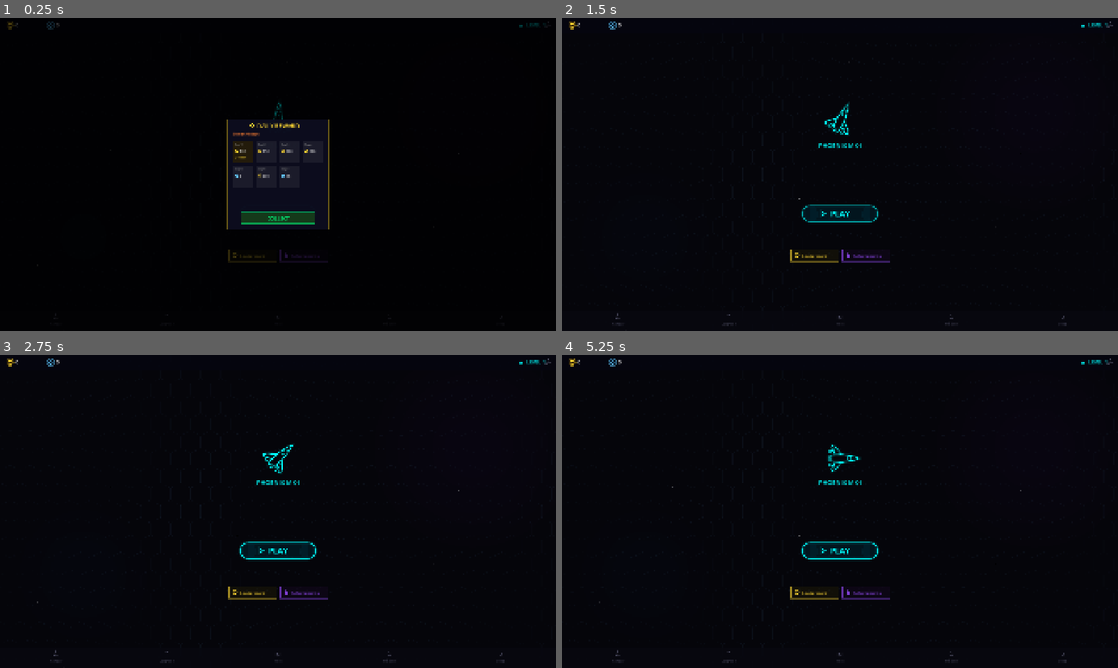
Above: before the commit, frames 1-4 (two rows, left to right).
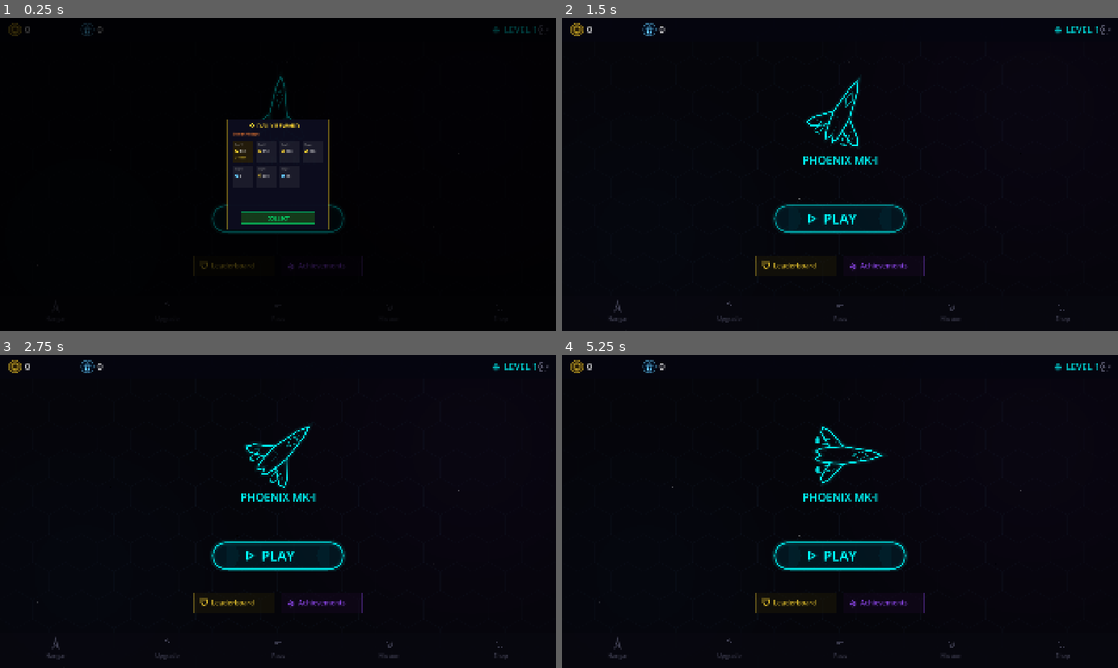
Above: after the commit, the same moments.

Repository: fognil/asteroids
Game: Godot game, scene res://scenes/menu/main_menu.tscn
Two runs of this game, one before a commit and one after it. Both use one fixed random seed, a clock stepped at 60 frames per second and the inputs below.
Inputs (mouse positions are in pixels of both pictures, inside the frame that each line leads up to):
- Up to frame 1 (0.25 s): no input
- Up to frame 2 (1.5 s): tap Enter at 0.5 s; move the mouse to (962, 158) at 0.52 s; hold D (rotate_right) 0.53-1.25 s; hold Space (fire) 0.53-1.25 s; click (962, 158) at 0.67 s; drag from (728, 190) to (812, 237) at 1.27 s
- Up to frame 3 (2.75 s): move the mouse to (333, 442) at 2.02 s; hold D (rotate_right) from 2.03 s (still down); hold Space (fire) from 2.03 s (still down)
- Up to frame 4 (5.25 s): release D (rotate_right) at 2.75 s; release Space (fire) at 2.75 s; drag from (812, 574) to (673, 464) at 2.77 s; move the mouse to (1006, 558) at 3.52 s; hold A (rotate_left) 3.53-4.25 s; hold Space (fire) 3.53-4.25 s; tap B (bomb) at 3.6 s; drag from (673, 464) to (756, 433) at 4.27 s; move the mouse to (867, 511) at 5.02 s; hold A (rotate_left) from 5.03 s (still down); hold Space (fire) from 5.03 s (still down); click (867, 511) at 5.17 s

The runs differ from the first frame. In frame 1, 0.8% of the frame differs, in the area x 1-99%, y 1-83%; in frame 2, 3.1%; in frame 3, 3.3%; in frame 4, 3.3%, in the area x 1-100%, y 1-99%.

Commit message:
fix: scale entire main menu UI for 1920x1080 viewport
All elements now use sc = vp.y / 1080.0 scale factor:
- Ship: 55px → 120px (scaled), with spine/cross detail lines
- PLAY button: 260px → 450px wide, 55px → 90px tall
- Status bar: 50px → 80px, font 18px → 32px, badges 22px radius
- Nav bar: 70px → 120px, icons 10px → 18px, labels 12px → 20px
- Leaderboard/Achievements: 165px → 280px wide, 42px → 70px tall
- Hex grid: 40px → 65px hexes, stronger center fade
- Nebula: larger radii with more layers
- All touch hit areas updated to match

Diff:
--- a/scenes/menu/main_menu.gd
+++ b/scenes/menu/main_menu.gd
@@ -116,26 +116,28 @@
 			_handle_hangar_tap(pos, vp)
 		return
 
+	var sc := vp.y / 1080.0
+
 	# Settings gear (top-right)
-	if pos.x > vp.x - 60 and pos.y < 50:
+	if pos.x > vp.x - 80 * sc and pos.y < 80 * sc:
 		if settings_screen and settings_screen.has_method("show_settings"):
 			settings_screen.show_settings()
 		return
 
-	# PLAY button area (center, pill-shaped)
-	var play_w: float = 260.0
-	var play_h: float = 55.0
+	# PLAY button area
+	var play_w := 450.0 * sc
+	var play_h := 90.0 * sc
 	var play_rect := Rect2((vp.x - play_w) / 2, vp.y * 0.60, play_w, play_h)
 	if play_rect.has_point(pos):
 		_start_game()
 		return
 
 	# Leaderboard button
-	var btn_w: float = 165.0
-	var btn_h: float = 42.0
-	var gap: float = 12.0
+	var btn_w := 280.0 * sc
+	var btn_h := 70.0 * sc
+	var gap := 20.0 * sc
 	var total_w := btn_w * 2 + gap
-	var btn_y := vp.y * 0.74
+	var btn_y := vp.y * 0.76
 	var lb_x := (vp.x - total_w) / 2
 	var lb_rect := Rect2(lb_x, btn_y, btn_w, btn_h)
 	if lb_rect.has_point(pos):
@@ -157,8 +159,8 @@
 			leaderboard_screen.visible = false
 		return
 
-	# Bottom nav tabs (70px height)
-	var tab_y := vp.y - 70
+	# Bottom nav tabs
+	var tab_y := vp.y - 120 * sc
 	if pos.y > tab_y:
 		var tab_width := vp.x / 5.0
 		var tab_idx := int(pos.x / tab_width)
@@ -212,269 +214,253 @@
 	_draw_nav_bar(vp, font)
 
 func _draw_status_bar(vp: Vector2, font: Font) -> void:
+	var sc := vp.y / 1080.0
+	var bar_h := 80.0 * sc
+
 	# Frosted glass top bar
-	draw_rect(Rect2(0, 0, vp.x, 50), Color(0.02, 0.02, 0.06, 0.85))
-	draw_line(Vector2(0, 50), Vector2(vp.x, 50), Color(0.2, 0.4, 0.5, 0.3), 1.0)
+	draw_rect(Rect2(0, 0, vp.x, bar_h), Color(0.02, 0.02, 0.06, 0.85))
+	draw_line(Vector2(0, bar_h), Vector2(vp.x, bar_h), Color(0.2, 0.4, 0.5, 0.3), 2.0 * sc)
+
+	var cy := bar_h / 2.0
+	var fs := int(32 * sc)
+	var badge_r := 22.0 * sc
+	var icon_s := 12.0 * sc
 
 	# Coins — gold circle badge + amount
-	var coin_x: float = 20.0
-	draw_circle(Vector2(coin_x + 15, 25), 13.0, Color(0.3, 0.2, 0, 0.5))
-	draw_arc(Vector2(coin_x + 15, 25), 13.0, 0, TAU, 16, Color(1, 0.85, 0.2, 0.5), 1.5, true)
-	NeonIcons.draw_coin(self, Vector2(coin_x + 15, 25), 7.0, Color(1, 0.85, 0.2))
-	draw_string(font, Vector2(coin_x + 34, 31), str(GameData.total_coins), HORIZONTAL_ALIGNMENT_LEFT, -1, 18, Color(1, 1, 1, 0.9))
+	var coin_x := 30.0 * sc
+	draw_circle(Vector2(coin_x + badge_r, cy), badge_r, Color(0.3, 0.2, 0, 0.5))
+	draw_arc(Vector2(coin_x + badge_r, cy), badge_r, 0, TAU, 16, Color(1, 0.85, 0.2, 0.5), 2.0 * sc, true)
+	NeonIcons.draw_coin(self, Vector2(coin_x + badge_r, cy), icon_s, Color(1, 0.85, 0.2))
+	draw_string(font, Vector2(coin_x + badge_r * 2 + 12 * sc, cy + fs * 0.35), str(GameData.total_coins), HORIZONTAL_ALIGNMENT_LEFT, -1, fs, Color(1, 1, 1, 0.9))
 
 	# Gems — diamond badge + amount
-	var gem_x: float = 160.0
-	draw_circle(Vector2(gem_x + 15, 25), 13.0, Color(0, 0.1, 0.2, 0.5))
-	draw_arc(Vector2(gem_x + 15, 25), 13.0, 0, TAU, 16, Color(0.4, 0.8, 1, 0.5), 1.5, true)
-	NeonIcons.draw_gem(self, Vector2(gem_x + 15, 25), 7.0, Color(0.4, 0.8, 1))
-	draw_string(font, Vector2(gem_x + 34, 31), str(GameData.gems), HORIZONTAL_ALIGNMENT_LEFT, -1, 18, Color(1, 1, 1, 0.9))
+	var gem_x := 280.0 * sc
+	draw_circle(Vector2(gem_x + badge_r, cy), badge_r, Color(0, 0.1, 0.2, 0.5))
+	draw_arc(Vector2(gem_x + badge_r, cy), badge_r, 0, TAU, 16, Color(0.4, 0.8, 1, 0.5), 2.0 * sc, true)
+	NeonIcons.draw_gem(self, Vector2(gem_x + badge_r, cy), icon_s, Color(0.4, 0.8, 1))
+	draw_string(font, Vector2(gem_x + badge_r * 2 + 12 * sc, cy + fs * 0.35), str(GameData.gems), HORIZONTAL_ALIGNMENT_LEFT, -1, fs, Color(1, 1, 1, 0.9))
 
 	# Level — right side with shield badge
 	var level_text := "LEVEL " + str(GameData.player_level)
-	var level_size := font.get_string_size(level_text, HORIZONTAL_ALIGNMENT_LEFT, -1, 18)
-	var lx := vp.x - level_size.x - 55
-	NeonIcons.draw_medal(self, Vector2(lx, 25), 9.0, Color(0, 1, 1, 0.8))
-	draw_string(font, Vector2(lx + 18, 31), level_text, HORIZONTAL_ALIGNMENT_LEFT, -1, 18, Color(0, 1, 1, 0.9))
+	var level_size := font.get_string_size(level_text, HORIZONTAL_ALIGNMENT_LEFT, -1, fs)
+	var lx := vp.x - level_size.x - 90 * sc
+	NeonIcons.draw_medal(self, Vector2(lx, cy), 16.0 * sc, Color(0, 1, 1, 0.8))
+	draw_string(font, Vector2(lx + 28 * sc, cy + fs * 0.35), level_text, HORIZONTAL_ALIGNMENT_LEFT, -1, fs, Color(0, 1, 1, 0.9))
 
 	# Settings gear far right
-	NeonIcons.draw_gear(self, Vector2(vp.x - 30, 25), 11.0, Color(0.5, 0.5, 0.6, 0.6))
+	NeonIcons.draw_gear(self, Vector2(vp.x - 45 * sc, cy), 18.0 * sc, Color(0.5, 0.5, 0.6, 0.6))
 
 func _draw_hex_grid(vp: Vector2, time: float) -> void:
 	## Subtle hexagonal grid background
-	var hex_size: float = 40.0
+	var sc := vp.y / 1080.0
+	var hex_size := 65.0 * sc
 	var hex_h := hex_size * 2.0
 	var hex_w := sqrt(3.0) * hex_size
-	var alpha_base: float = 0.04
+	var alpha_base: float = 0.035
 
 	for row in int(vp.y / (hex_h * 0.75)) + 2:
 		for col in int(vp.x / hex_w) + 2:
 			var cx := float(col) * hex_w + (hex_w * 0.5 if row % 2 == 1 else 0.0)
 			var cy := float(row) * hex_h * 0.75
 
-			# Distance from center for fading
+			# Distance from center for fading — stronger fade
 			var dist := Vector2(cx, cy).distance_to(vp / 2) / (vp.length() / 2)
-			var alpha := alpha_base * clampf(1.0 - dist * 0.5, 0.2, 1.0)
-
-			# Pulse effect — subtle wave
-			alpha += 0.01 * sin(time * 0.5 + cx * 0.01 + cy * 0.01)
+			var alpha := alpha_base * clampf(1.0 - dist * 0.7, 0.1, 1.0)
 
 			var hex_pts := PackedVector2Array()
 			for i in 7:
 				var angle := float(i) / 6.0 * TAU + PI / 6
 				hex_pts.append(Vector2(cx + cos(angle) * hex_size, cy + sin(angle) * hex_size))
-			draw_polyline(hex_pts, Color(0.3, 0.5, 0.7, alpha), 0.5, true)
+			draw_polyline(hex_pts, Color(0.3, 0.5, 0.7, alpha), 1.0 * sc, true)
 
 func _draw_nebula_gradient(vp: Vector2) -> void:
 	## Subtle purple/blue nebula gradient in background
+	var sc := vp.y / 1080.0
 	# Purple glow right side
-	for i in 8:
-		var r := 100.0 + float(i) * 40.0
-		draw_circle(Vector2(vp.x * 0.85, vp.y * 0.3), r, Color(0.15, 0.05, 0.25, 0.015))
+	for i in 12:
+		var r := (150.0 + float(i) * 60.0) * sc
+		draw_circle(Vector2(vp.x * 0.85, vp.y * 0.3), r, Color(0.15, 0.05, 0.25, 0.012))
 	# Blue glow left side
-	for i in 6:
-		var r := 80.0 + float(i) * 35.0
-		draw_circle(Vector2(vp.x * 0.15, vp.y * 0.7), r, Color(0.05, 0.1, 0.2, 0.015))
+	for i in 10:
+		var r := (120.0 + float(i) * 50.0) * sc
+		draw_circle(Vector2(vp.x * 0.15, vp.y * 0.7), r, Color(0.05, 0.1, 0.2, 0.012))
 
 func _draw_ship_preview(vp: Vector2, font: Font, time: float) -> void:
-	var center := Vector2(vp.x / 2, vp.y * 0.33)
+	var sc := vp.y / 1080.0
+	var center := Vector2(vp.x / 2, vp.y * 0.32)
 	var ship_color: Color = GameData.get_ship_color()
-	var s: float = 55.0  # Bigger ship
+	var s := 120.0 * sc  # Large ship for 1080p
 	var rot := ship_rotation
 
 	# === Detailed wireframe ship ===
-	# Main body
 	var body := PackedVector2Array()
 	var body_raw := [
-		Vector2(0, -s * 1.2),          # Nose tip
-		Vector2(-s * 0.12, -s * 0.9),  # Nose left
-		Vector2(-s * 0.2, -s * 0.4),   # Cockpit left
-		Vector2(-s * 0.25, -s * 0.1),  # Body middle left
-		Vector2(-s * 0.22, s * 0.3),   # Body lower left
-		Vector2(-s * 0.18, s * 0.6),   # Tail left
-		Vector2(-s * 0.1, s * 0.7),    # Tail inner left
-		Vector2(0, s * 0.55),           # Tail center
-		Vector2(s * 0.1, s * 0.7),     # Tail inner right
-		Vector2(s * 0.18, s * 0.6),    # Tail right
-		Vector2(s * 0.22, s * 0.3),    # Body lower right
-		Vector2(s * 0.25, -s * 0.1),   # Body middle right
-		Vector2(s * 0.2, -s * 0.4),    # Cockpit right
-		Vector2(s * 0.12, -s * 0.9),   # Nose right
-		Vector2(0, -s * 1.2),          # Close
+		Vector2(0, -s * 1.2), Vector2(-s * 0.12, -s * 0.9), Vector2(-s * 0.2, -s * 0.4),
+		Vector2(-s * 0.25, -s * 0.1), Vector2(-s * 0.22, s * 0.3), Vector2(-s * 0.18, s * 0.6),
+		Vector2(-s * 0.1, s * 0.7), Vector2(0, s * 0.55), Vector2(s * 0.1, s * 0.7),
+		Vector2(s * 0.18, s * 0.6), Vector2(s * 0.22, s * 0.3), Vector2(s * 0.25, -s * 0.1),
+		Vector2(s * 0.2, -s * 0.4), Vector2(s * 0.12, -s * 0.9), Vector2(0, -s * 1.2),
 	]
 	for p in body_raw:
 		body.append(center + p.rotated(rot))
 
-	# Left wing
 	var lwing := PackedVector2Array()
-	var lwing_raw := [
-		Vector2(-s * 0.25, -s * 0.1),
-		Vector2(-s * 0.7, s * 0.3),
-		Vector2(-s * 0.8, s * 0.5),
-		Vector2(-s * 0.65, s * 0.55),
-		Vector2(-s * 0.22, s * 0.3),
-	]
-	for p in lwing_raw:
+	for p in [Vector2(-s*0.25,-s*0.1), Vector2(-s*0.7,s*0.3), Vector2(-s*0.8,s*0.5), Vector2(-s*0.65,s*0.55), Vector2(-s*0.22,s*0.3)]:
 		lwing.append(center + p.rotated(rot))
-
-	# Right wing
 	var rwing := PackedVector2Array()
-	var rwing_raw := [
-		Vector2(s * 0.25, -s * 0.1),
-		Vector2(s * 0.7, s * 0.3),
-		Vector2(s * 0.8, s * 0.5),
-		Vector2(s * 0.65, s * 0.55),
-		Vector2(s * 0.22, s * 0.3),
-	]
-	for p in rwing_raw:
+	for p in [Vector2(s*0.25,-s*0.1), Vector2(s*0.7,s*0.3), Vector2(s*0.8,s*0.5), Vector2(s*0.65,s*0.55), Vector2(s*0.22,s*0.3)]:
 		rwing.append(center + p.rotated(rot))
 
 	# Engine pods
 	var leng := PackedVector2Array()
-	for p in [Vector2(-s * 0.45, s * 0.3), Vector2(-s * 0.5, s * 0.65), Vector2(-s * 0.35, s * 0.65), Vector2(-s * 0.3, s * 0.3)]:
+	for p in [Vector2(-s*0.45,s*0.3), Vector2(-s*0.5,s*0.65), Vector2(-s*0.35,s*0.65), Vector2(-s*0.3,s*0.3)]:
 		leng.append(center + p.rotated(rot))
 	var reng := PackedVector2Array()
-	for p in [Vector2(s * 0.45, s * 0.3), Vector2(s * 0.5, s * 0.65), Vector2(s * 0.35, s * 0.65), Vector2(s * 0.3, s * 0.3)]:
+	for p in [Vector2(s*0.45,s*0.3), Vector2(s*0.5,s*0.65), Vector2(s*0.35,s*0.65), Vector2(s*0.3,s*0.3)]:
 		reng.append(center + p.rotated(rot))
 
-	# Cockpit lines
+	# Cockpit
 	var cockpit := PackedVector2Array()
-	for p in [Vector2(-s * 0.1, -s * 0.6), Vector2(0, -s * 0.8), Vector2(s * 0.1, -s * 0.6), Vector2(0, -s * 0.35), Vector2(-s * 0.1, -s * 0.6)]:
+	for p in [Vector2(-s*0.1,-s*0.6), Vector2(0,-s*0.8), Vector2(s*0.1,-s*0.6), Vector2(0,-s*0.35), Vector2(-s*0.1,-s*0.6)]:
 		cockpit.append(center + p.rotated(rot))
 
-	# Cross struts (detail lines)
-	var strut1_a := center + Vector2(-s * 0.35, s * 0.1).rotated(rot)
-	var strut1_b := center + Vector2(-s * 0.6, s * 0.4).rotated(rot)
-	var strut2_a := center + Vector2(s * 0.35, s * 0.1).rotated(rot)
-	var strut2_b := center + Vector2(s * 0.6, s * 0.4).rotated(rot)
+	# Struts
+	var s1a := center + Vector2(-s*0.35,s*0.1).rotated(rot)
+	var s1b := center + Vector2(-s*0.6,s*0.4).rotated(rot)
+	var s2a := center + Vector2(s*0.35,s*0.1).rotated(rot)
+	var s2b := center + Vector2(s*0.6,s*0.4).rotated(rot)
+
+	# Additional detail lines for depth
+	var spine_a := center + Vector2(0,-s*0.9).rotated(rot)
+	var spine_b := center + Vector2(0,s*0.5).rotated(rot)
+	var cross_a := center + Vector2(-s*0.2,s*0.0).rotated(rot)
+	var cross_b := center + Vector2(s*0.2,s*0.0).rotated(rot)
 
 	# === Draw with glow layers ===
+	var lw := sc  # Line width scale
 	# Layer 1: Wide glow
-	var glow1 := Color(ship_color, 0.08)
-	draw_polyline(body, glow1, 10.0, true)
-	draw_polyline(lwing, glow1, 10.0, true)
-	draw_polyline(rwing, glow1, 10.0, true)
+	var glow1 := Color(ship_color, 0.06)
+	draw_polyline(body, glow1, 18.0 * lw, true)
+	draw_polyline(lwing, glow1, 18.0 * lw, true)
+	draw_polyline(rwing, glow1, 18.0 * lw, true)
 
 	# Layer 2: Medium glow
-	var glow2 := Color(ship_color, 0.2)
-	draw_polyline(body, glow2, 4.0, true)
-	draw_polyline(lwing, glow2, 4.0, true)
-	draw_polyline(rwing, glow2, 4.0, true)
+	var glow2 := Color(ship_color, 0.15)
+	draw_polyline(body, glow2, 6.0 * lw, true)
+	draw_polyline(lwing, glow2, 6.0 * lw, true)
+	draw_polyline(rwing, glow2, 6.0 * lw, true)
 
 	# Layer 3: Sharp lines
-	draw_polyline(body, ship_color, 1.5, true)
-	draw_polyline(lwing, ship_color, 1.5, true)
-	draw_polyline(rwing, ship_color, 1.5, true)
-	draw_polyline(leng, Color(ship_color, 0.7), 1.0, true)
-	draw_polyline(reng, Color(ship_color, 0.7), 1.0, true)
-	draw_polyline(cockpit, Color(ship_color, 0.6), 1.0, true)
-
-	# Detail struts
-	draw_line(strut1_a, strut1_b, Color(ship_color, 0.3), 0.5)
-	draw_line(strut2_a, strut2_b, Color(ship_color, 0.3), 0.5)
+	draw_polyline(body, ship_color, 2.5 * lw, true)
+	draw_polyline(lwing, ship_color, 2.5 * lw, true)
+	draw_polyline(rwing, ship_color, 2.5 * lw, true)
+	draw_polyline(leng, Color(ship_color, 0.7), 2.0 * lw, true)
+	draw_polyline(reng, Color(ship_color, 0.7), 2.0 * lw, true)
+	draw_polyline(cockpit, Color(ship_color, 0.6), 1.5 * lw, true)
+
+	# Detail lines
+	draw_line(s1a, s1b, Color(ship_color, 0.25), 1.0 * lw)
+	draw_line(s2a, s2b, Color(ship_color, 0.25), 1.0 * lw)
+	draw_line(spine_a, spine_b, Color(ship_color, 0.15), 1.0 * lw)
+	draw_line(cross_a, cross_b, Color(ship_color, 0.15), 1.0 * lw)
 
 	# Engine glow dots (pulsing)
 	var engine_pulse := 0.5 + 0.5 * sin(time * 4.0)
-	var el := center + Vector2(-s * 0.42, s * 0.65).rotated(rot)
-	var er := center + Vector2(s * 0.42, s * 0.65).rotated(rot)
-	draw_circle(el, 3.0 + engine_pulse * 2.0, Color(ship_color, 0.3 + engine_pulse * 0.3))
-	draw_circle(er, 3.0 + engine_pulse * 2.0, Color(ship_color, 0.3 + engine_pulse * 0.3))
+	var el := center + Vector2(-s*0.42, s*0.65).rotated(rot)
+	var er := center + Vector2(s*0.42, s*0.65).rotated(rot)
+	draw_circle(el, (5.0 + engine_pulse * 4.0) * sc, Color(ship_color, 0.3 + engine_pulse * 0.3))
+	draw_circle(er, (5.0 + engine_pulse * 4.0) * sc, Color(ship_color, 0.3 + engine_pulse * 0.3))
 
 	# Ship name with glow
 	var ship_name: String = ""
 	if GameData.equipped_ship in GameData.SHIP_STATS:
 		ship_name = GameData.SHIP_STATS[GameData.equipped_ship]["name"].to_upper()
-	var name_size := font.get_string_size(ship_name, HORIZONTAL_ALIGNMENT_CENTER, -1, 22)
+	var name_fs := int(38 * sc)
+	var name_size := font.get_string_size(ship_name, HORIZONTAL_ALIGNMENT_CENTER, -1, name_fs)
 	var name_x := (vp.x - name_size.x) / 2
-	var name_y := center.y + s * 1.2 + 25
+	var name_y := center.y + s * 1.0 + 40 * sc
 	# Text glow
-	draw_string(font, Vector2(name_x, name_y), ship_name, HORIZONTAL_ALIGNMENT_CENTER, -1, 22, Color(ship_color, 0.3))
-	draw_string(font, Vector2(name_x, name_y), ship_name, HORIZONTAL_ALIGNMENT_CENTER, -1, 22, Color(ship_color, 0.9))
+	draw_string(font, Vector2(name_x, name_y), ship_name, HORIZONTAL_ALIGNMENT_CENTER, -1, name_fs, Color(ship_color, 0.3))
+	draw_string(font, Vector2(name_x, name_y), ship_name, HORIZONTAL_ALIGNMENT_CENTER, -1, name_fs, Color(ship_color, 0.9))
 
 func _draw_play_button(vp: Vector2, font: Font, time: float) -> void:
-	var btn_w: float = 260.0
-	var btn_h: float = 55.0
+	var sc := vp.y / 1080.0
+	var btn_w := 450.0 * sc
+	var btn_h := 90.0 * sc
 	var btn_x := (vp.x - btn_w) / 2
 	var btn_y := vp.y * 0.60
-	var r := btn_h / 2.0  # Pill radius
+	var r := btn_h / 2.0
 	var pulse := 0.5 + 0.5 * sin(time * 2.5)
 
 	# === Pill-shaped button ===
-	# Build pill outline
 	var pill := PackedVector2Array()
-	# Left semicircle
 	for i in 13:
 		var angle := PI / 2 + float(i) / 12.0 * PI
 		pill.append(Vector2(btn_x + r + cos(angle) * r, btn_y + r + sin(angle) * r))
-	# Top line
 	pill.append(Vector2(btn_x + btn_w - r, btn_y))
-	# Right semicircle
 	for i in 13:
 		var angle := -PI / 2 + float(i) / 12.0 * PI
 		pill.append(Vector2(btn_x + btn_w - r + cos(angle) * r, btn_y + r + sin(angle) * r))
-	# Bottom line
 	pill.append(Vector2(btn_x + r, btn_y + btn_h))
 	pill.append(pill[0])
 
-	# Glow layer (wide, pulsing)
-	draw_polyline(pill, Color(0, 1, 1, 0.06 + pulse * 0.06), 12.0, true)
-	# Fill (dark glass)
+	# Glow layer
+	draw_polyline(pill, Color(0, 1, 1, 0.05 + pulse * 0.05), 20.0 * sc, true)
+	# Fill
 	draw_rect(Rect2(btn_x + r, btn_y, btn_w - r * 2, btn_h), Color(0, 0.15, 0.2, 0.5))
 	draw_circle(Vector2(btn_x + r, btn_y + r), r, Color(0, 0.15, 0.2, 0.5))
 	draw_circle(Vector2(btn_x + btn_w - r, btn_y + r), r, Color(0, 0.15, 0.2, 0.5))
-	# Border (bright)
-	draw_polyline(pill, Color(0, 1, 1, 0.5 + pulse * 0.3), 2.0, true)
-	# Inner bright edge
-	draw_polyline(pill, Color(0, 1, 1, 0.15 + pulse * 0.1), 4.0, true)
-
-	# Underline glow
-	draw_line(Vector2(btn_x + 30, btn_y + btn_h + 4), Vector2(btn_x + btn_w - 30, btn_y + btn_h + 4), Color(0, 1, 1, 0.15 + pulse * 0.1), 3.0)
+	# Border
+	draw_polyline(pill, Color(0, 1, 1, 0.5 + pulse * 0.3), 3.0 * sc, true)
+	draw_polyline(pill, Color(0, 1, 1, 0.12 + pulse * 0.08), 6.0 * sc, true)
+
+	# Underline
+	draw_line(Vector2(btn_x + 50*sc, btn_y + btn_h + 6*sc), Vector2(btn_x + btn_w - 50*sc, btn_y + btn_h + 6*sc), Color(0, 1, 1, 0.12 + pulse * 0.08), 4.0 * sc)
 
 	# Play icon + text
+	var play_fs := int(48 * sc)
 	var play_text := "PLAY"
-	var text_size := font.get_string_size(play_text, HORIZONTAL_ALIGNMENT_CENTER, -1, 28)
+	var text_size := font.get_string_size(play_text, HORIZONTAL_ALIGNMENT_CENTER, -1, play_fs)
 	var tx := (vp.x - text_size.x) / 2
-	NeonIcons.draw_play(self, Vector2(tx - 24, btn_y + btn_h / 2), 12.0, Color(0, 1, 1))
-	# Text glow
-	draw_string(font, Vector2(tx, btn_y + 38), play_text, HORIZONTAL_ALIGNMENT_CENTER, -1, 28, Color(0, 1, 1, 0.4))
-	draw_string(font, Vector2(tx, btn_y + 38), play_text, HORIZONTAL_ALIGNMENT_CENTER, -1, 28, Color(0, 1, 1))
+	NeonIcons.draw_play(self, Vector2(tx - 40*sc, btn_y + btn_h / 2), 20.0 * sc, Color(0, 1, 1))
+	draw_string(font, Vector2(tx, btn_y + btn_h / 2 + play_fs * 0.35), play_text, HORIZONTAL_ALIGNMENT_CENTER, -1, play_fs, Color(0, 1, 1, 0.4))
+	draw_string(font, Vector2(tx, btn_y + btn_h / 2 + play_fs * 0.35), play_text, HORIZONTAL_ALIGNMENT_CENTER, -1, play_fs, Color(0, 1, 1))
 
 func _draw_best_scores(vp: Vector2, font: Font) -> void:
+	var sc := vp.y / 1080.0
 	# === Glass panel buttons: Leaderboard + Achievements ===
-	var btn_w: float = 165.0
-	var btn_h: float = 42.0
-	var gap: float = 12.0
+	var btn_w := 280.0 * sc
+	var btn_h := 70.0 * sc
+	var gap := 20.0 * sc
 	var total_w := btn_w * 2 + gap
-	var btn_y := vp.y * 0.74
+	var btn_y := vp.y * 0.76
 	var lb_x := (vp.x - total_w) / 2
 	var ach_x := lb_x + btn_w + gap
+	var fs := int(24 * sc)
+	var icon_s := 16.0 * sc
 
 	# -- Leaderboard button (gold accent) --
-	# Glass fill
 	draw_rect(Rect2(lb_x, btn_y, btn_w, btn_h), Color(0.12, 0.1, 0.03, 0.5))
-	# Border
-	draw_rect(Rect2(lb_x, btn_y, btn_w, btn_h), Color(1, 0.85, 0.2, 0.35), false, 1.5)
-	# Left accent bar
-	draw_rect(Rect2(lb_x, btn_y, 3, btn_h), Color(1, 0.85, 0.2, 0.6))
-	# Icon + text
-	NeonIcons.draw_trophy(self, Vector2(lb_x + 22, btn_y + btn_h / 2), 9.0, Color(1, 0.85, 0.2, 0.8))
-	draw_string(font, Vector2(lb_x + 40, btn_y + 27), "Leaderboard", HORIZONTAL_ALIGNMENT_LEFT, -1, 14, Color(1, 0.85, 0.2, 0.85))
+	draw_rect(Rect2(lb_x, btn_y, btn_w, btn_h), Color(1, 0.85, 0.2, 0.35), false, 2.0 * sc)
+	draw_rect(Rect2(lb_x, btn_y, 4*sc, btn_h), Color(1, 0.85, 0.2, 0.6))
+	NeonIcons.draw_trophy(self, Vector2(lb_x + 35*sc, btn_y + btn_h / 2), icon_s, Color(1, 0.85, 0.2, 0.8))
+	draw_string(font, Vector2(lb_x + 60*sc, btn_y + btn_h/2 + fs*0.35), "Leaderboard", HORIZONTAL_ALIGNMENT_LEFT, -1, fs, Color(1, 0.85, 0.2, 0.85))
 
 	# -- Achievements button (purple accent) --
 	draw_rect(Rect2(ach_x, btn_y, btn_w, btn_h), Color(0.08, 0.03, 0.12, 0.5))
-	draw_rect(Rect2(ach_x, btn_y, btn_w, btn_h), Color(0.6, 0.3, 1, 0.35), false, 1.5)
-	draw_rect(Rect2(ach_x, btn_y, 3, btn_h), Color(0.6, 0.3, 1, 0.6))
-	NeonIcons.draw_medal(self, Vector2(ach_x + 22, btn_y + btn_h / 2), 9.0, Color(0.6, 0.3, 1, 0.8))
-	draw_string(font, Vector2(ach_x + 40, btn_y + 27), "Achievements", HORIZONTAL_ALIGNMENT_LEFT, -1, 14, Color(0.6, 0.3, 1, 0.85))
+	draw_rect(Rect2(ach_x, btn_y, btn_w, btn_h), Color(0.6, 0.3, 1, 0.35), false, 2.0 * sc)
+	draw_rect(Rect2(ach_x, btn_y, 4*sc, btn_h), Color(0.6, 0.3, 1, 0.6))
+	NeonIcons.draw_medal(self, Vector2(ach_x + 35*sc, btn_y + btn_h / 2), icon_s, Color(0.6, 0.3, 1, 0.8))
+	draw_string(font, Vector2(ach_x + 60*sc, btn_y + btn_h/2 + fs*0.35), "Achievements", HORIZONTAL_ALIGNMENT_LEFT, -1, fs, Color(0.6, 0.3, 1, 0.85))
 
 func _draw_nav_bar(vp: Vector2, font: Font) -> void:
-	var bar_h: float = 70.0
+	var sc := vp.y / 1080.0
+	var bar_h := 120.0 * sc
 	var bar_y := vp.y - bar_h
 
 	# Frosted glass background
 	draw_rect(Rect2(0, bar_y, vp.x, bar_h), Color(0.03, 0.03, 0.06, 0.88))
-	# Top border line
-	draw_line(Vector2(0, bar_y), Vector2(vp.x, bar_y), Color(0.2, 0.3, 0.4, 0.4), 1.0)
+	draw_line(Vector2(0, bar_y), Vector2(vp.x, bar_y), Color(0.2, 0.3, 0.4, 0.4), 2.0 * sc)
 
 	var tab_names := ["Hangar", "Upgrade", "Pass", "Mission", "Shop"]
 	var tab_w := vp.x / 5.0
@@ -484,31 +470,28 @@
 		var cx := x + tab_w / 2.0
 		var is_active := (i == selected_tab)
 		var tab_color := Color(0.4, 0.4, 0.5, 0.5)
-		var icon_size: float = 10.0
-		var label_size_px: int = 12
+		var icon_s := 18.0 * sc
+		var label_fs := int(20 * sc)
 
 		if is_active:
 			tab_color = Color(0, 1, 1, 0.95)
-			# Active tab glow background
 			draw_rect(Rect2(x + 2, bar_y, tab_w - 4, bar_h), Color(0, 0.2, 0.3, 0.15))
-			# Bottom indicator line
-			draw_line(Vector2(cx - 20, bar_y + bar_h - 3), Vector2(cx + 20, bar_y + bar_h - 3), Color(0, 1, 1, 0.7), 2.0)
-			# Icon glow
-			icon_size = 12.0
+			draw_line(Vector2(cx - 35*sc, bar_y + bar_h - 4*sc), Vector2(cx + 35*sc, bar_y + bar_h - 4*sc), Color(0, 1, 1, 0.7), 3.0 * sc)
+			icon_s = 22.0 * sc
 
 		# Draw icon
-		var icon_y := bar_y + 22.0
+		var icon_y := bar_y + 38.0 * sc
 		match i:
-			0: NeonIcons.draw_ship_icon(self, Vector2(cx, icon_y), icon_size, tab_color)
-			1: NeonIcons.draw_upgrade_arrow(self, Vector2(cx, icon_y), icon_size, tab_color)
-			2: NeonIcons.draw_ticket(self, Vector2(cx, icon_y), icon_size, tab_color)
-			3: NeonIcons.draw_crosshair(self, Vector2(cx, icon_y), icon_size, tab_color)
-			4: NeonIcons.draw_cart(self, Vector2(cx, icon_y), icon_size, tab_color)
+			0: NeonIcons.draw_ship_icon(self, Vector2(cx, icon_y), icon_s, tab_color)
+			1: NeonIcons.draw_upgrade_arrow(self, Vector2(cx, icon_y), icon_s, tab_color)
+			2: NeonIcons.draw_ticket(self, Vector2(cx, icon_y), icon_s, tab_color)
+			3: NeonIcons.draw_crosshair(self, Vector2(cx, icon_y), icon_s, tab_color)
+			4: NeonIcons.draw_cart(self, Vector2(cx, icon_y), icon_s, tab_color)
 
 		# Label
 		var label: String = tab_names[i]
-		var ls := font.get_string_size(label, HORIZONTAL_ALIGNMENT_CENTER, -1, label_size_px)
-		draw_string(font, Vector2(cx - ls.x / 2, bar_y + 50), label, HORIZONTAL_ALIGNMENT_CENTER, -1, label_size_px, tab_color)
+		var ls := font.get_string_size(label, HORIZONTAL_ALIGNMENT_CENTER, -1, label_fs)
+		draw_string(font, Vector2(cx - ls.x / 2, bar_y + 85 * sc), label, HORIZONTAL_ALIGNMENT_CENTER, -1, label_fs, tab_color)
 
 # === Sub Screens ===
 func _draw_sub_screen(vp: Vector2, font: Font, time: float) -> void:
